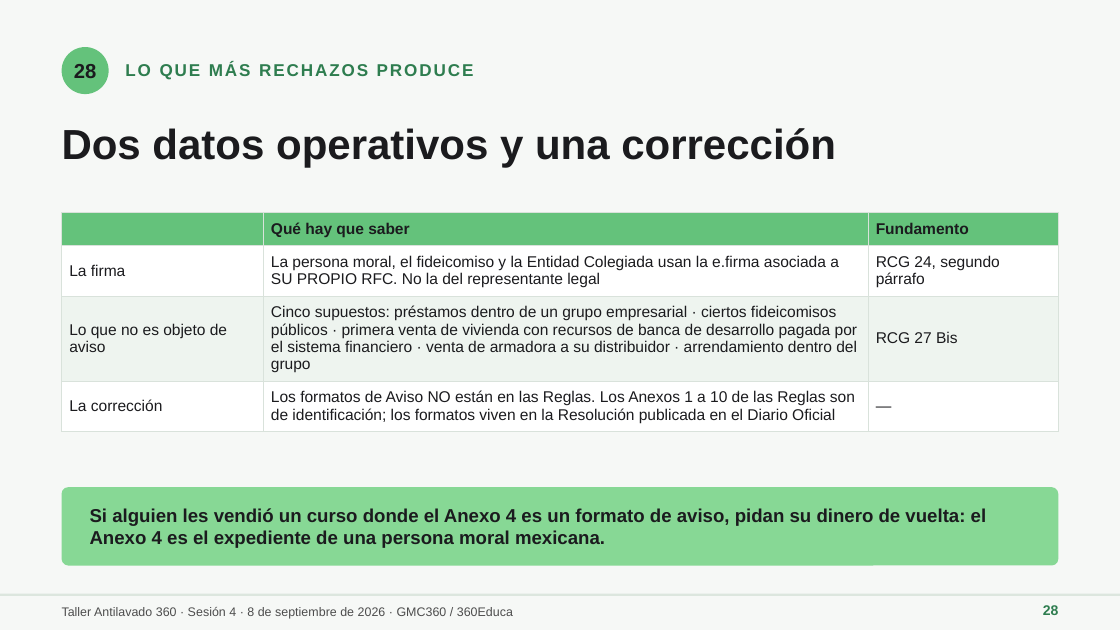
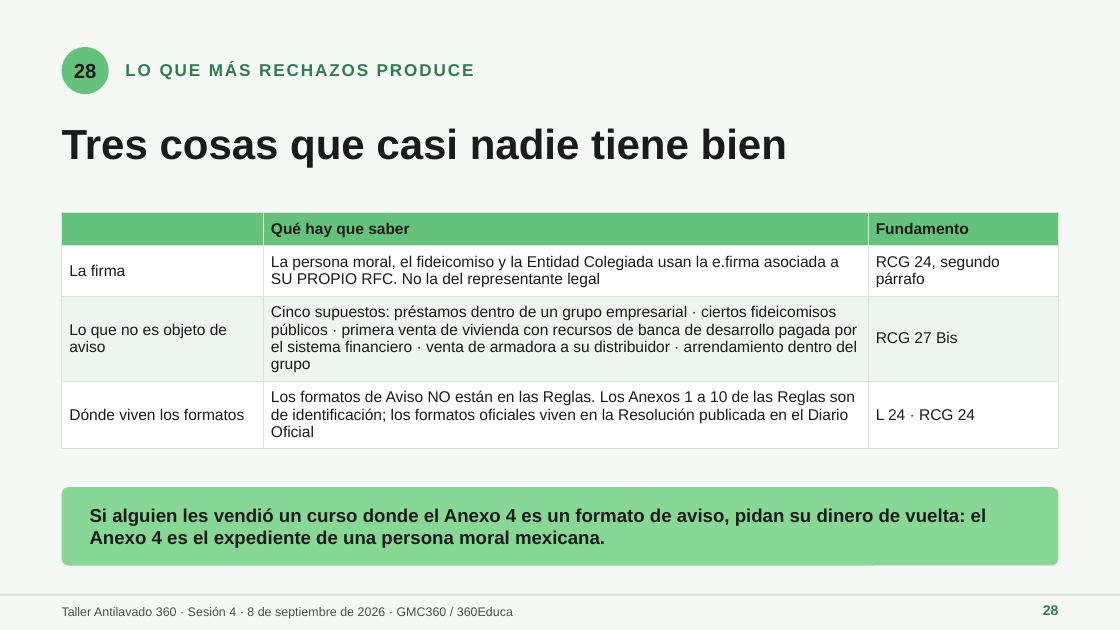
Before and after one commit to maribelvazquez/S01-TAV-IDENTIFICACION, a slide deck: slide 28 of s04/descargables/S04_ALU_01_Presentacion.pptx. Drawn at 1120x630 pixels with LibreOffice and Linux fonts; fonts in the diff are those of the drawing. Boxes give left, top, right and bottom in pixels: in the first picture for what was removed or moved away, otherwise in the second. Text is boxed around its words. In the diff, an @@ line names an element or a change of style, - is before the commit and + after.

```diff
--- a/s04/descargables/S04_ALU_01_Presentacion.pptx
+++ b/s04/descargables/S04_ALU_01_Presentacion.pptx
@@ text at <box>62,128,787,168</box>: text changed @@
-Dos datos operativos y una corrección
+Tres cosas que casi nadie tiene bien
@@ table at <box>62,213,1058,441</box> @@
-row 4: La corrección | Los formatos de Aviso NO están en las Reglas. Los Anexos 1 a 10 de las Reglas son de identificación; los formatos viven en la Resolución publicada en el Diario Oficial | —
+row 4: Dónde viven los formatos | Los formatos de Aviso NO están en las Reglas. Los Anexos 1 a 10 de las Reglas son de identificación; los formatos oficiales viven en la Resolución publicada en el Diario Oficial | L 24 · RCG 24
```
Also in this commit, not shown: 17 other slides changed, 1 slide added, 8 other files.
